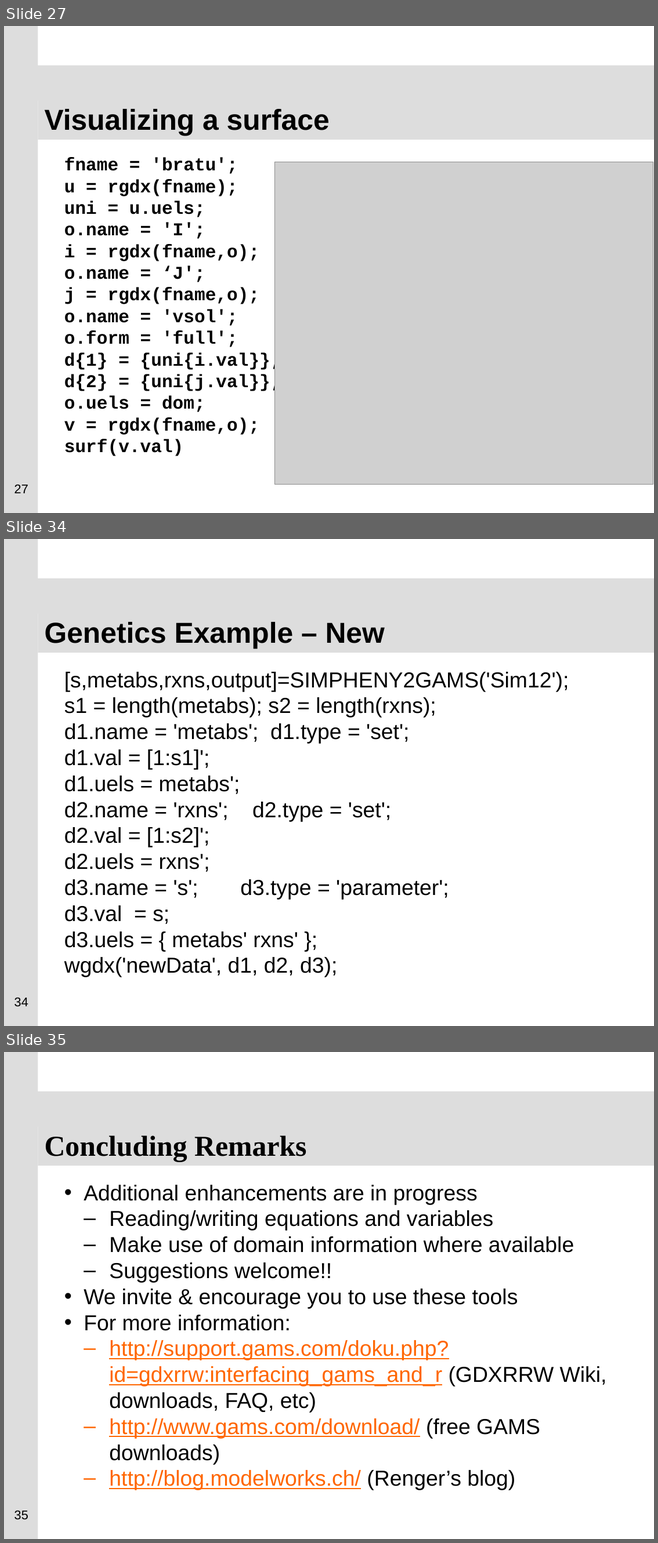
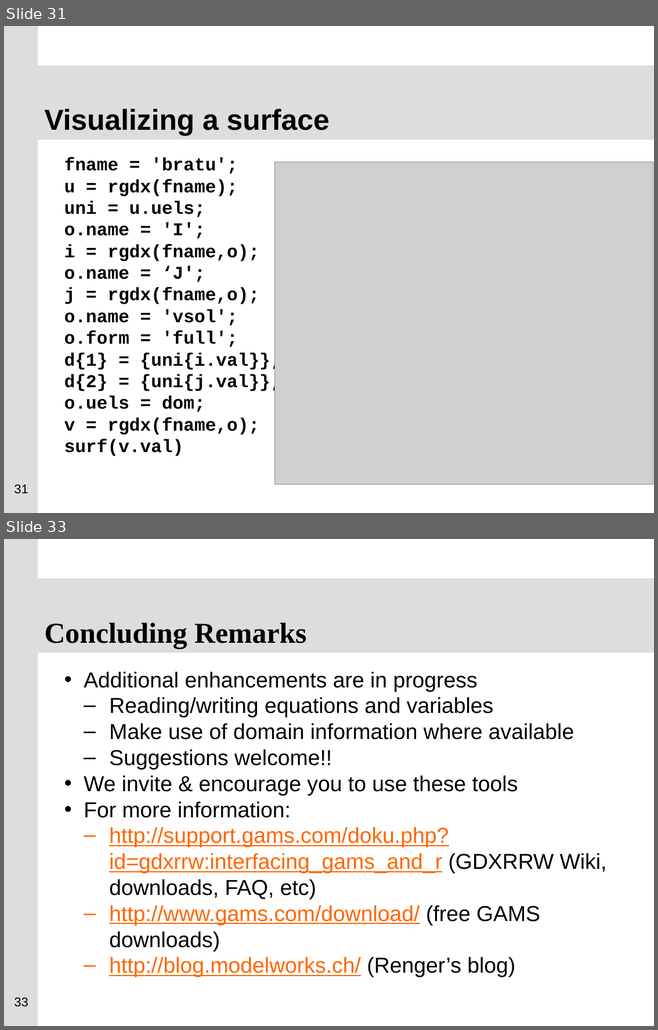
Before and after one commit to GAMS-dev/gdxrrw, a slide deck: sandbox/ISMP_Berlin_2012_GDXRRW.pptx. Shown one above the other, each under a label of ours: slides 27, 34 and 35 before the commit, slides 31 and 33 after it; the slides between them are not shown. The pictures are 658x1543 and 658x1030 pixels, drawn with LibreOffice and Linux fonts; fonts in the diff are those of the drawing; grey boxes stand for pictures; background and template pictures are left out. Boxes give left, top, right and bottom in pixels: in the first picture for what was removed or moved away, otherwise in the second. Text is boxed around its words. In the diff, an @@ line names an element or a change of style, - is before the commit and + after.

```diff
--- a/sandbox/ISMP_Berlin_2012_GDXRRW.pptx
+++ b/sandbox/ISMP_Berlin_2012_GDXRRW.pptx
@@ slide 34 removed at (4,539,654,1026), background #FFFFFF; not listed: 2 template elements that a slide beside it also shows @@
@@ title removed at (38,610,654,653) @@
-Genetics Example – New
@@ text removed at (64,672,569,977) @@
-[s,metabs,rxns,output]=SIMPHENY2GAMS('Sim12');
-s1 = length(metabs); s2 = length(rxns);
-d1.name = 'metabs'; d1.type = 'set';
-d1.val = [1:s1]';
-d1.uels = metabs';
-d2.name = 'rxns'; d2.type = 'set';
-d2.val = [1:s2]';
-d2.uels = rxns';
-d3.name = 's'; d3.type = 'parameter';
-d3.val = s;
-d3.uels = { metabs' rxns' };
-wgdx('newData', d1, d2, d3);
@@ page number removed at (14,997,28,1007) @@
-34
@@ what was slide 27 is now slide 31 @@
@@ page number at (14,484,28,494): text changed @@
-27
+31
@@ what was slide 35 is now slide 33 @@
@@ page number at (14,997,28,1007): text changed @@
-35
+33
```
Also in this commit, not shown: 3 slides changed, 5 slides added, 6 other slides removed.
